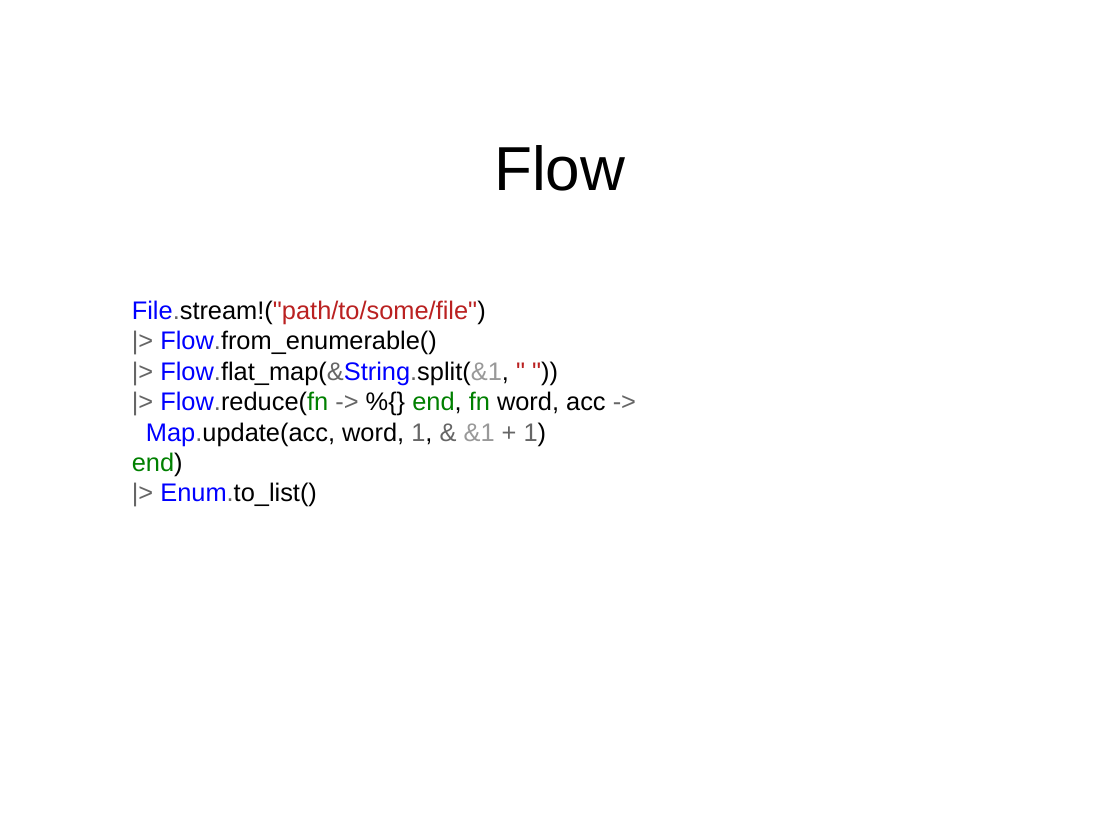
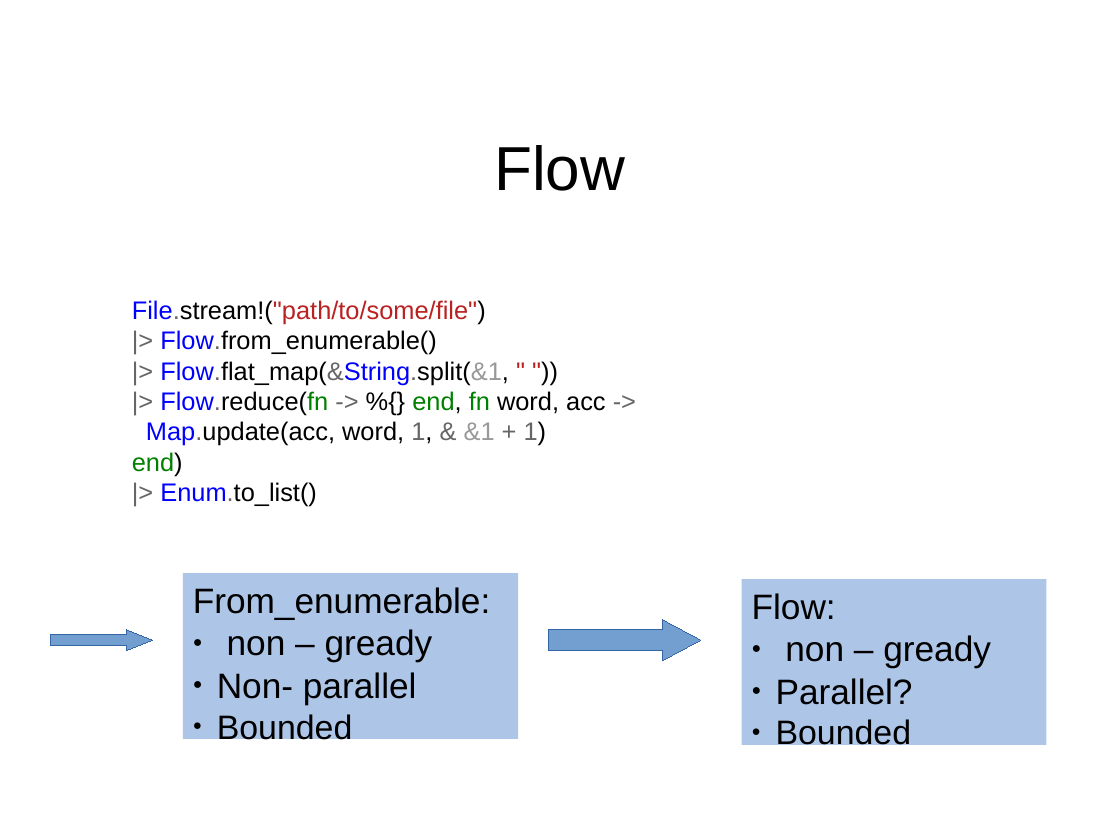
Before and after one commit to zemiret/elixir-mess, a slide deck: slide 5 of docs/presentation/Antoni_Mleczko.Jacek_Gosztyla.odp (slide 4 before the commit). Drawn at 1120x840 pixels with LibreOffice and Linux fonts; fonts in the diff are those of the drawing; background and template pictures are left out. Boxes give left, top, right and bottom in pixels: in the first picture for what was removed or moved away, otherwise in the second. Text is boxed around its words. In the diff, an @@ line names an element or a change of style, - is before the commit and + after.

Commit message:
presentation update

```diff
--- a/docs/presentation/Antoni_Mleczko.Jacek_Gosztyla.odp
+++ b/docs/presentation/Antoni_Mleczko.Jacek_Gosztyla.odp
@@ rectangle added at <box>183,573,518,739</box>, fill #ADC5E7, 25 pt, text #000000 @@
+From_enumerable:
+● non – gready
+● Non- parallel
+● Bounded
@@ rectangle added at <box>742,579,1047,745</box>, fill #ADC5E7, 25 pt, text #000000 @@
+Flow:
+● non – gready
+● Parallel?
+● Bounded
@@ right arrow added at <box>549,620,701,661</box>, fill #729FCF, outline #3465A4 0 pt @@
@@ right arrow added at <box>51,630,152,650</box>, fill #729FCF, outline #3465A4 0 pt @@
```
Also in this commit, not shown: 3 other slides changed, 1 slide added, 1 slide removed.
